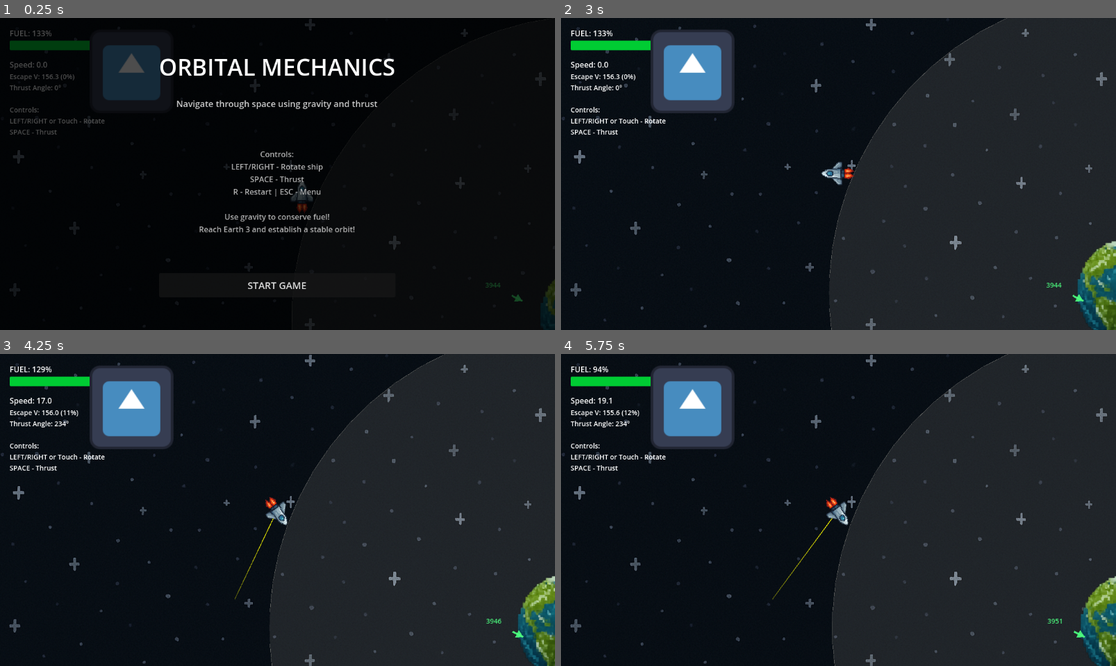
Above: before the commit, frames 1-4 (two rows, left to right).
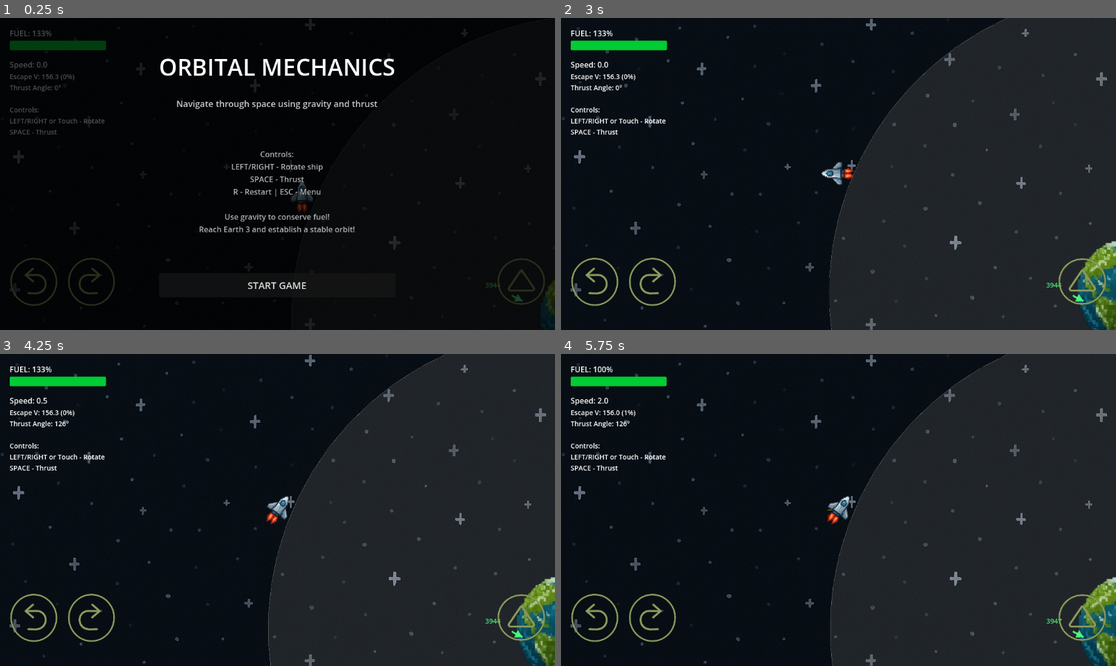
Above: after the commit, the same moments.

Repository: magedeungaro/Orbit
Game: Godot game, scene res://main.tscn
Same seed, same stepped clock (60 frames per second), same inputs: the game is played once before the commit and once after it. The engine's default icon, where the game draws it, is replaced by a stand-in: a white triangle on a blue panel in a dark square.
Inputs (mouse positions are in pixels of both pictures, inside the frame that each line leads up to):
- Up to frame 1 (0.25 s): no input
- Up to frame 2 (3 s): click (594, 283) at 0.52 s; click (649, 283) at 1.27 s; click (1082, 283) at 2.02 s; click "START GAME" at 2.75 s
- Up to frame 3 (4.25 s): tap Enter at 3.5 s; hold Right (ui_right) from 3.53 s (still down); hold Space (ui_select) from 3.53 s (still down)
- Up to frame 4 (5.75 s): release Right (ui_right) at 4.28 s; release Space (ui_select) at 4.28 s; hold Down (ui_down) 4.28-5.03 s; tap R at 4.35 s; tap Space (ui_select) at 4.52, 4.55, 4.82 s; hold Right (ui_right) from 5.03 s (still down); hold Space (ui_select) from 5.03 s (still down)

The runs differ from the first frame. In frame 1, 2.5% of the frame differs, in the area x 1-99%, y 7-93%; in frame 2, 4.7%; in frame 3, 5.9%; in frame 4, 6.1%, in the area x 1-100%, y 0-100%.

Commit message:
Add touch control assets and scripts for rotation functionality

Diff:
--- a/main.tscn
+++ b/main.tscn
@@ -11,12 +11,13 @@
 [ext_resource type="Script" uid="uid://dqxqcwujmj732" path="res://scripts/hud.gd" id="8_hud"]
 [ext_resource type="Texture2D" uid="uid://6axi75lpwytw" path="res://Assets/Sprites/Background.png" id="9_bg"]
 [ext_resource type="Script" uid="uid://cm32hpkcttddn" path="res://scripts/game_manager.gd" id="10_game_mgr"]
-[ext_resource type="Texture2D" uid="uid://d0dglepoxjfb0" path="res://icon.svg" id="12_dg77c"]
+[ext_resource type="Texture2D" uid="uid://c2s2aw07goloe" path="res://Assets/Sprites/Turn Left.PNG" id="12_ycdy4"]
+[ext_resource type="Texture2D" uid="uid://bkdb5pkkjext5" path="res://Assets/Sprites/Turn Right Mobile Touch control.PNG" id="13_w48qg"]
+[ext_resource type="Script" path="res://scripts/touch_rotate_button.gd" id="14_touch_btn"]
+[ext_resource type="Texture2D" path="res://Assets/Sprites/Thrust Mobile Button.PNG" id="15_thrust"]
 
 [sub_resource type="RectangleShape2D" id="RectangleShape2D_kc8bv"]
 size = Vector2(20, 61)
-
-[sub_resource type="RectangleShape2D" id="RectangleShape2D_dg77c"]
 
 [node name="Main" type="Node2D"]
 
@@ -41,6 +42,7 @@
 stretch_mode = 1
 
 [node name="Camera2D" type="Camera2D" parent="."]
+position = Vector2(0, -1)
 script = ExtResource("4_camera")
 
 [node name="OrbitVisualization" type="Node2D" parent="."]
@@ -85,12 +87,62 @@
 
 [node name="TouchControls" type="CanvasLayer" parent="."]
 
-[node name="LeftTouchButton" type="TouchScreenButton" parent="TouchControls"]
-position = Vector2(186, 24)
-scale = Vector2(1.359375, 1.359375)
-texture_normal = ExtResource("12_dg77c")
-shape = SubResource("RectangleShape2D_dg77c")
-action = "rotate_left"
+[node name="TouchControlContainer" type="Control" parent="TouchControls"]
+layout_mode = 3
+anchors_preset = 15
+anchor_right = 1.0
+anchor_bottom = 1.0
+grow_horizontal = 2
+grow_vertical = 2
+mouse_filter = 2
 
-[node name="RightTouchButton" type="TouchScreenButton" parent="TouchControls"]
-action = "rotate_right"
+[node name="LeftRotateButton" type="TextureButton" parent="TouchControls/TouchControlContainer"]
+layout_mode = 1
+anchors_preset = 2
+anchor_top = 1.0
+anchor_bottom = 1.0
+offset_left = 20.0
+offset_top = -150.0
+offset_right = 120.0
+offset_bottom = -50.0
+grow_vertical = 0
+texture_normal = ExtResource("12_ycdy4")
+ignore_texture_size = true
+stretch_mode = 0
+script = ExtResource("14_touch_btn")
+action_name = "rotate_left"
+
+[node name="RightRotateButton" type="TextureButton" parent="TouchControls/TouchControlContainer"]
+layout_mode = 1
+anchors_preset = 2
+anchor_top = 1.0
+anchor_bottom = 1.0
+offset_left = 140.0
+offset_top = -150.0
+offset_right = 240.0
+offset_bottom = -50.0
+grow_vertical = 0
+texture_normal = ExtResource("13_w48qg")
+ignore_texture_size = true
+stretch_mode = 0
+script = ExtResource("14_touch_btn")
+action_name = "rotate_right"
+
+[node name="ThrustButton" type="TextureButton" parent="TouchControls/TouchControlContainer"]
+layout_mode = 1
+anchors_preset = 3
+anchor_left = 1.0
+anchor_top = 1.0
+anchor_right = 1.0
+anchor_bottom = 1.0
+offset_left = -120.0
+offset_top = -150.0
+offset_right = -20.0
+offset_bottom = -50.0
+grow_horizontal = 0
+grow_vertical = 0
+texture_normal = ExtResource("15_thrust")
+ignore_texture_size = true
+stretch_mode = 0
+script = ExtResource("14_touch_btn")
+action_name = "ui_select"
--- /dev/null
+++ b/scenes/Touch Control.tscn
@@ -0,0 +1,12 @@
+[gd_scene load_steps=3 format=3 uid="uid://cwki65ysgyan"]
+
+[ext_resource type="Texture2D" uid="uid://c2s2aw07goloe" path="res://Assets/Sprites/Turn Left.PNG" id="1_itki5"]
+
+[sub_resource type="CircleShape2D" id="CircleShape2D_ycdy4"]
+radius = 128.95
+
+[node name="LeftTouchButton" type="TouchScreenButton"]
+scale = Vector2(0.26094985, 0.26094985)
+texture_normal = ExtResource("1_itki5")
+shape = SubResource("CircleShape2D_ycdy4")
+action = "rotate_left"
--- a/scripts/orbiting_body.gd
+++ b/scripts/orbiting_body.gd
@@ -168,9 +168,9 @@
 func handle_thrust_input(delta: float) -> void:
 	# Handle thrust angle rotation with left/right arrows or touch controls
 	if Input.is_action_pressed("ui_left") or Input.is_action_pressed("rotate_left"):
+		thrust_angle -= thrust_angle_rotation_speed * delta
+	if Input.is_action_pressed("ui_right") or Input.is_action_pressed("rotate_right"):
 		thrust_angle += thrust_angle_rotation_speed * delta
-	if Input.is_action_pressed("ui_right") or Input.is_action_pressed("rotate_right"):
-		thrust_angle -= thrust_angle_rotation_speed * delta
 
 	# Normalize angle to 0-360 range
 	while thrust_angle < 0:
--- /dev/null
+++ b/scripts/touch_rotate_button.gd
@@ -0,0 +1,26 @@
+extends TextureButton
+## Touch button that triggers a rotate action while pressed
+
+@export var action_name: String = "rotate_left"
+
+var is_pressed_down: bool = false
+
+
+func _ready() -> void:
+	button_down.connect(_on_button_down)
+	button_up.connect(_on_button_up)
+
+
+func _on_button_down() -> void:
+	is_pressed_down = true
+
+
+func _on_button_up() -> void:
+	is_pressed_down = false
+
+
+func _process(_delta: float) -> void:
+	if is_pressed_down:
+		Input.action_press(action_name)
+	else:
+		Input.action_release(action_name)
Binary file added: Assets/Sprites/Menu Button Touch Control.PNG
Not shown, added: Assets/Sprites/Menu Button Touch Control.PNG.import
Binary file added: Assets/Sprites/Prograde Touch Control.PNG
Not shown, added: Assets/Sprites/Prograde Touch Control.PNG.import
Binary file added: Assets/Sprites/Reset Button Touch Control.PNG
Not shown, added: Assets/Sprites/Reset Button Touch Control.PNG.import
Binary file added: Assets/Sprites/Thrust Mobile Button.PNG
Not shown, added: Assets/Sprites/Thrust Mobile Button.PNG.import
Binary file added: Assets/Sprites/Turn Left.PNG
Not shown, added: Assets/Sprites/Turn Left.PNG.import
Binary file added: Assets/Sprites/Turn Right Mobile Touch control.PNG
Not shown, added: Assets/Sprites/Turn Right Mobile Touch control.PNG.import
(and 2 more such lines)
